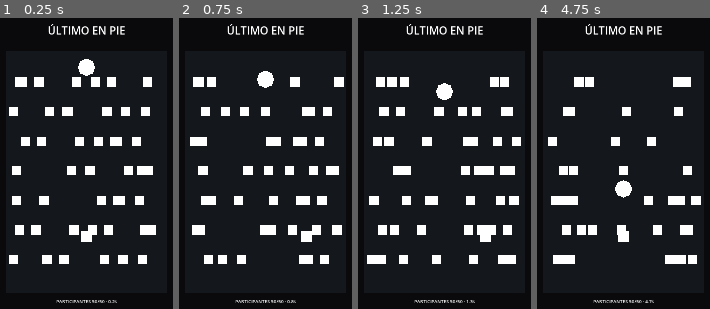
Above: before the commit, frames 1-4 (left to right).
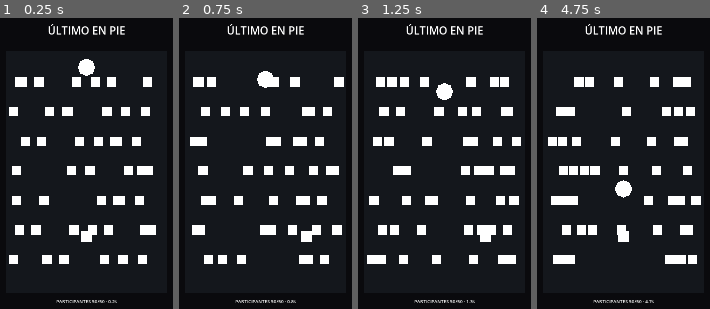
Above: after the commit, the same moments.

Repository: Baltas80/ULTIMO-EN-PIE
Game: Godot game, scene res://scenes/main.tscn
Two runs of this game, one before a commit and one after it. Both use one fixed random seed, a clock stepped at 60 frames per second and the inputs below.
Inputs (mouse positions are in pixels of both pictures, inside the frame that each line leads up to):
- Up to frame 1 (0.25 s): no input
- Up to frame 2 (0.75 s): move the mouse to (307, 151) at 0.52 s; click (307, 151) at 0.67 s
- Up to frame 3 (1.25 s): no input
- Up to frame 4 (4.75 s): drag from (587, 186) to (623, 90) at 1.27 s; move the mouse to (642, 96) at 2.02 s; click (642, 96) at 2.17 s; drag from (614, 236) to (568, 119) at 2.77 s; move the mouse to (678, 218) at 3.52 s; click (678, 218) at 3.67 s; drag from (568, 119) to (623, 175) at 4.27 s

Frame 1 is identical in both runs. In frame 2, 0.1% of the frame differs, in the area x 52-58%, y 20-24%; in frame 3, 0.4%; in frame 4, 1.9%, in the area x 10-92%, y 20-54%.
Error before the commit: Trying to assign an array of type "Array" to a variable of type "Array[Node]". (res://scripts/main.gd:64)
Error after the commit: Invalid call to function 'register_elimination' in base 'Node2D (main.gd)'. Expected 0 argument(s). (res://scripts/hazard.gd:31)

Commit message:
gameplay: register eliminations for placement tracking

Diff:
--- a/scripts/hazard.gd
+++ b/scripts/hazard.gd
@@ -7,12 +7,14 @@
 
 var elapsed := 0.0
 var current_speed := 0.0
+var main_controller: Node = null
 
 func _ready() -> void:
 	monitoring = true
 	monitorable = true
 	position.y = start_y
 	current_speed = descent_speed
+	main_controller = get_parent()
 
 func _physics_process(delta: float) -> void:
 	elapsed += delta
@@ -25,4 +27,6 @@
 
 func eliminate_participant(body: Node) -> void:
 	if body.has_method("eliminate"):
+		if main_controller and main_controller.has_method("register_elimination"):
+			main_controller.register_elimination(body)
 		body.eliminate()
